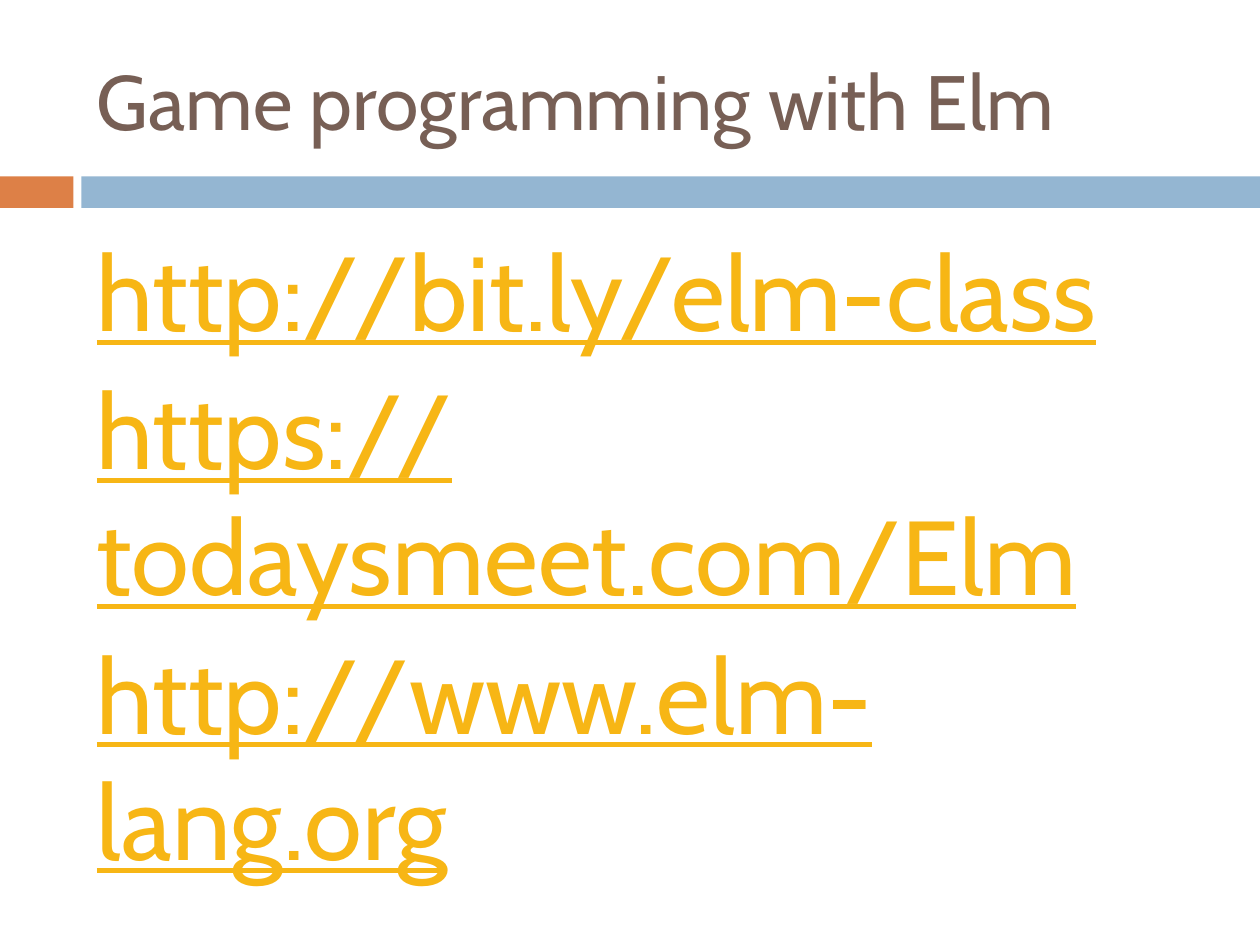
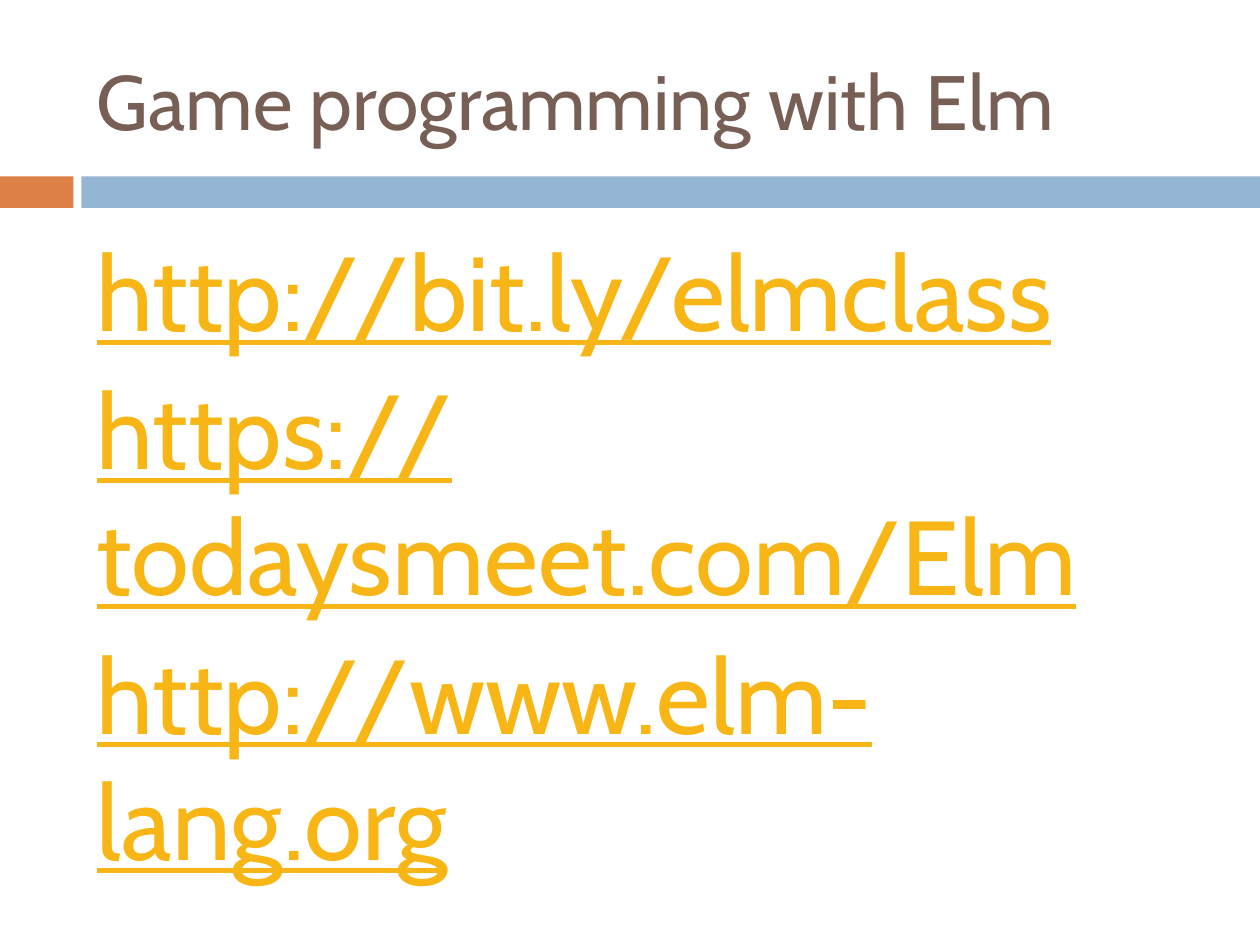
Before and after one commit to holdenlee/elm-class, a slide deck: slide 2 of lesson/Game Programming with Elm.pptx. Drawn at 1260x945 pixels with LibreOffice and Linux fonts; fonts in the diff are those of the drawing. Boxes give left, top, right and bottom in pixels: in the first picture for what was removed or moved away, otherwise in the second. Text is boxed around its words. In the diff, an @@ line names an element or a change of style, - is before the commit and + after.

```diff
--- a/lesson/Game Programming with Elm.pptx
+++ b/lesson/Game Programming with Elm.pptx
@@ text at [97,252,1052,354]: text changed @@
-http://bit.ly/elm-class
+http://bit.ly/elmclass
```
Also in this commit, not shown: 4 other files.
